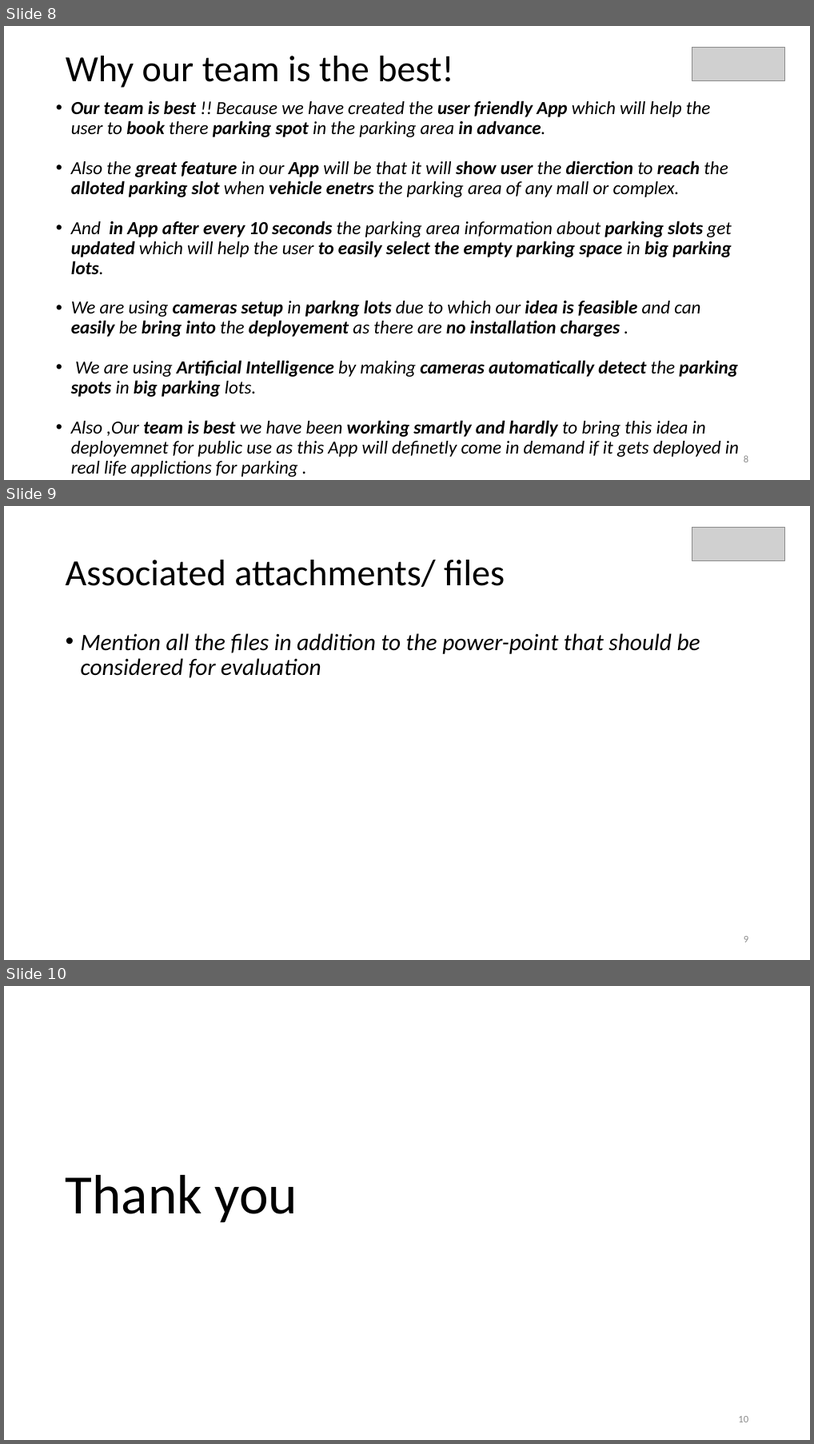
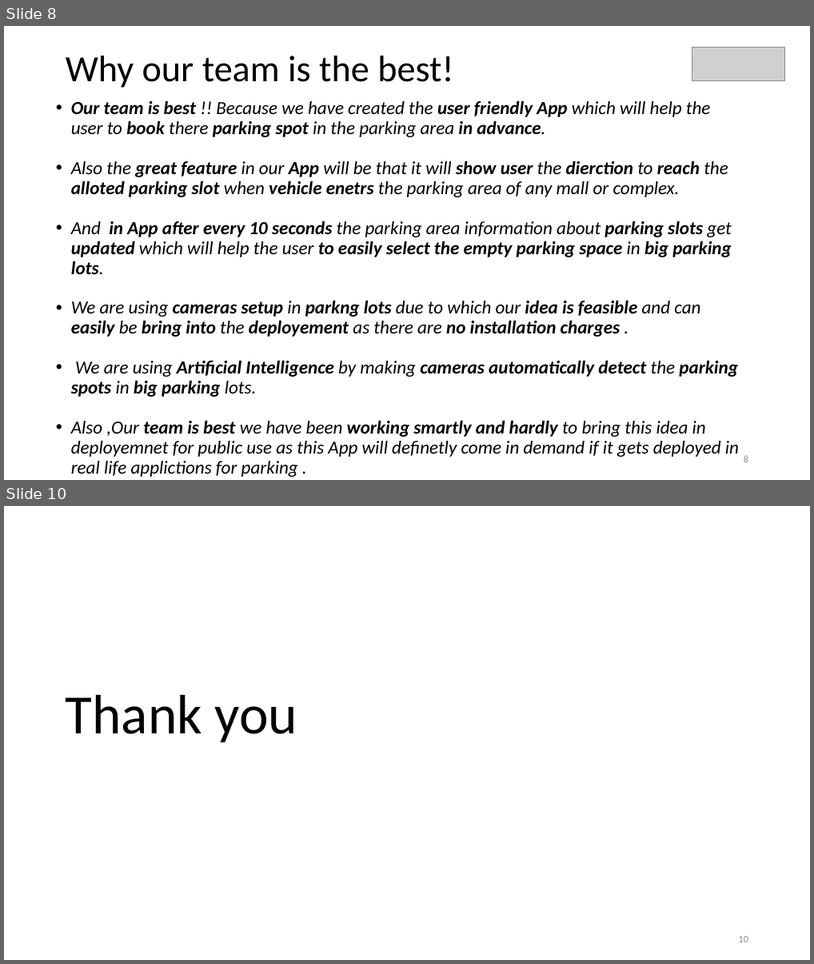
Before and after one commit to aryachiranjeev/Parking-Lot, a slide deck: Sample_Submission_CG19_hackathon.pptx. Shown one above the other, each under a label of ours: slides 8, 9 and 10 before the commit, slides 8 and 10 after it; the slides between them are not shown. The pictures are 814x1444 and 814x964 pixels, drawn with LibreOffice and Linux fonts; fonts in the diff are those of the drawing; grey boxes stand for pictures. Boxes give left, top, right and bottom in pixels: in the first picture for what was removed or moved away, otherwise in the second. Text is boxed around its words. In the diff, an @@ line names an element or a change of style, - is before the commit and + after.

```diff
--- a/Sample_Submission_CG19_hackathon.pptx
+++ b/Sample_Submission_CG19_hackathon.pptx
@@ slide 9 removed at [4,506,810,960], background #FFFFFF @@
@@ picture removed at [693,527,785,560] @@
@@ text removed at [66,560,505,587] @@
-Associated attachments/ files
@@ text removed at [81,633,701,678] @@
-• Mention all the files in addition to the power-point that should be considered for evaluation
@@ page number removed at [744,936,749,942] @@
-9
```
Also in this commit, not shown: 3 slides changed, 2 slides added, 1 other slide removed.
